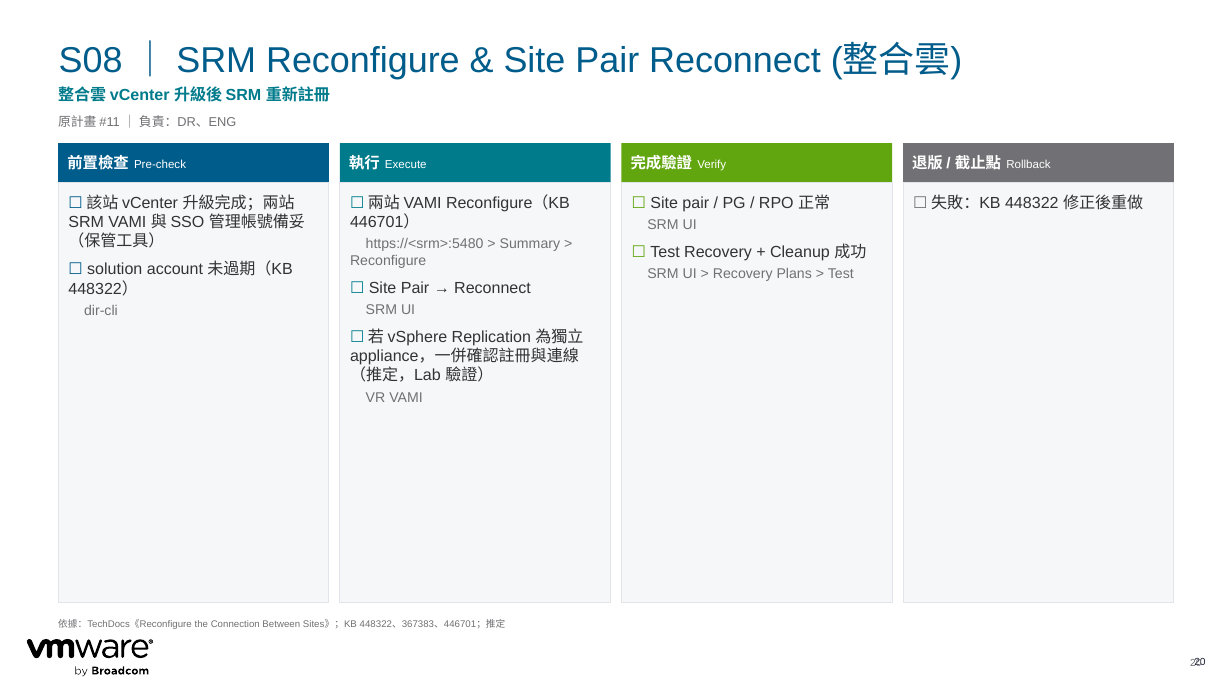
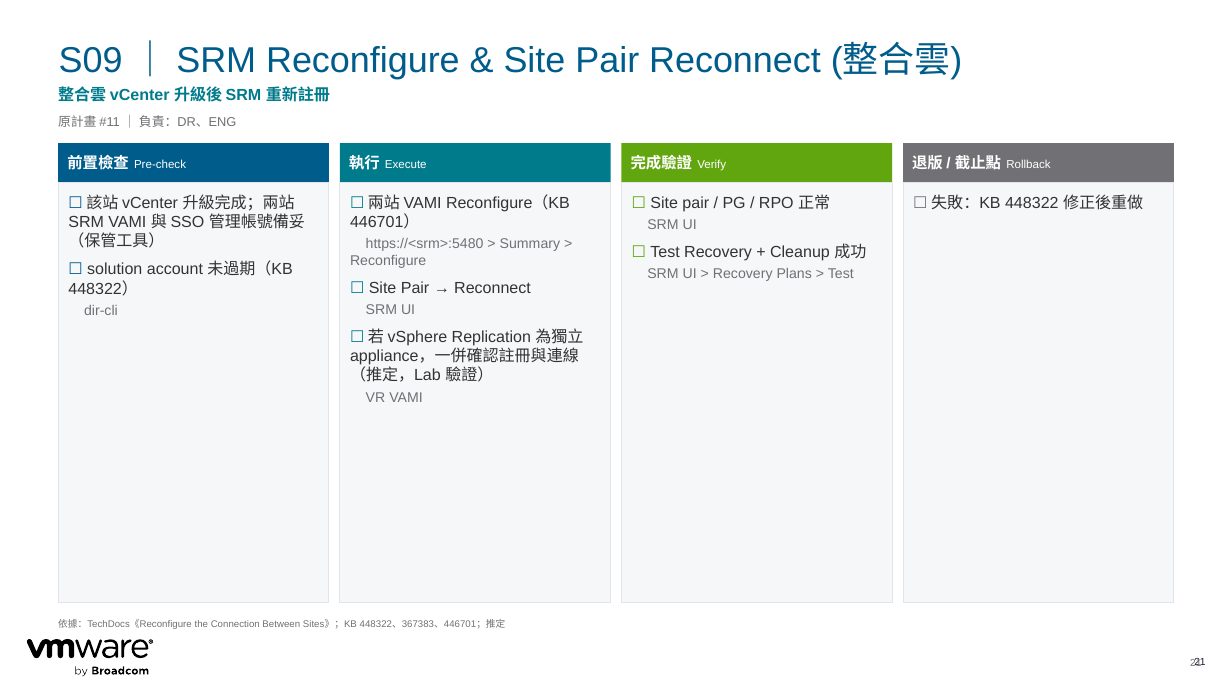
Before and after one commit to kostenyang/cc-vcf911-plan, a slide deck: slide 21 of out/CTBC_VCF911_Converge_Import_Plan.pptx (slide 20 before the commit). Drawn at 1232x693 pixels with LibreOffice and Linux fonts; fonts in the diff are those of the drawing. Boxes give left, top, right and bottom in pixels: in the first picture for what was removed or moved away, otherwise in the second. Text is boxed around its words. In the diff, an @@ line names an element or a change of style, - is before the commit and + after.

```diff
--- a/out/CTBC_VCF911_Converge_Import_Plan.pptx
+++ b/out/CTBC_VCF911_Converge_Import_Plan.pptx
@@ title at (59, 44, 962, 79): text changed @@
-S08 ｜ SRM Reconfigure & Site Pair Reconnect (整合雲)
+S09 ｜ SRM Reconfigure & Site Pair Reconnect (整合雲)
@@ page number at (1190, 658, 1201, 666): text changed @@
-20
+21
@@ page number at (1194, 658, 1205, 666): text changed @@
-20
+21
```
Also in this commit, not shown: 21 other slides changed, 5 other files.
